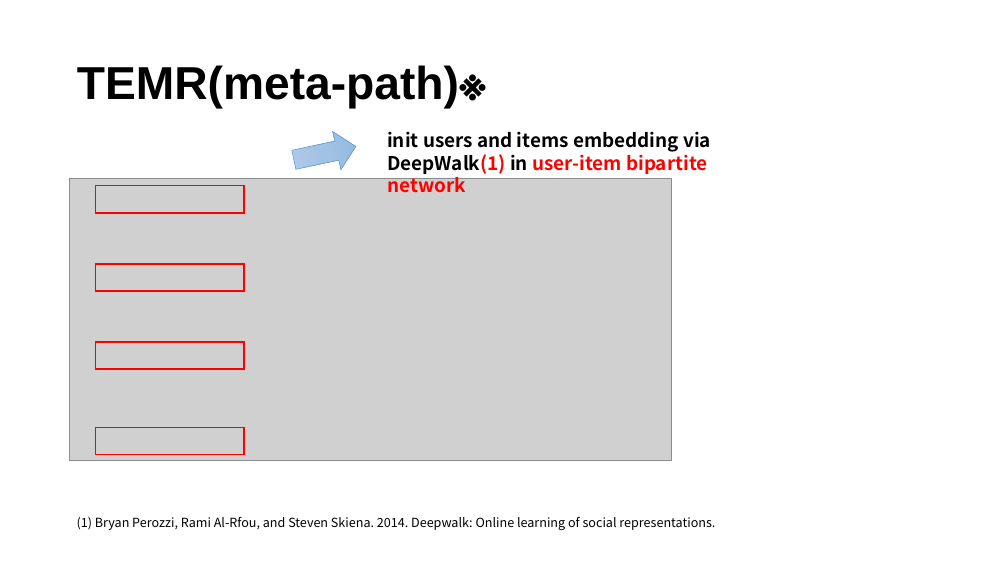
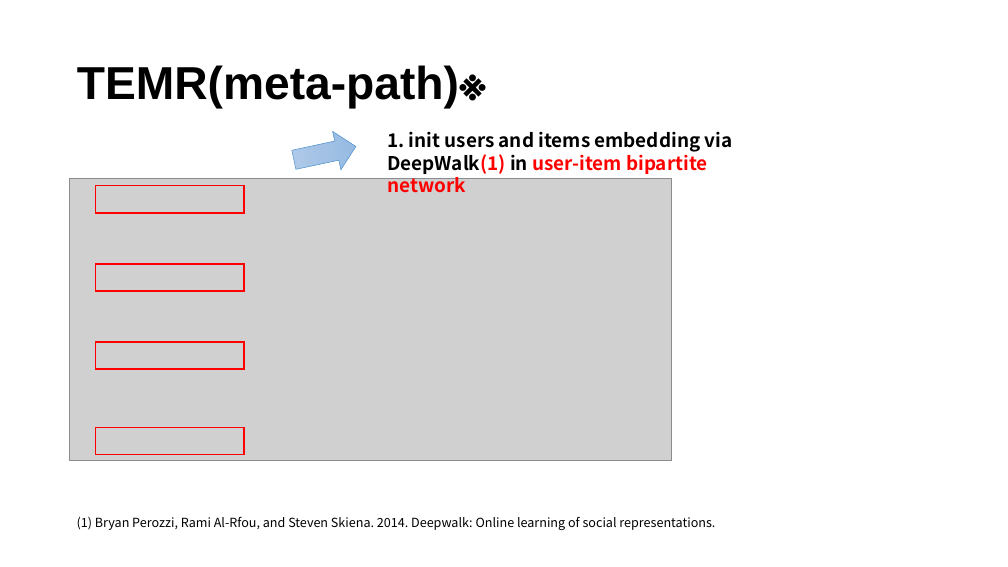
Before and after one commit to Viroog/explainable_resys-STU, a slide deck: slide 15 of explainable _recsys.pptx. Drawn at 1008x567 pixels with LibreOffice and Linux fonts; fonts in the diff are those of the drawing; grey boxes stand for pictures. Boxes give left, top, right and bottom in pixels: in the first picture for what was removed or moved away, otherwise in the second. Text is boxed around its words. In the diff, an @@ line names an element or a change of style, - is before the commit and + after.

```diff
--- a/explainable _recsys.pptx
+++ b/explainable _recsys.pptx
@@ text at (x1=387, y1=131, x2=733, y2=193): text changed @@
-init users and items embedding via DeepWalk(1) in user-item bipartite network
+1. init users and items embedding via DeepWalk(1) in user-item bipartite network
```
Also in this commit, not shown: 5 other slides changed, 4 slides added, 2 slides removed, 7 other files.
